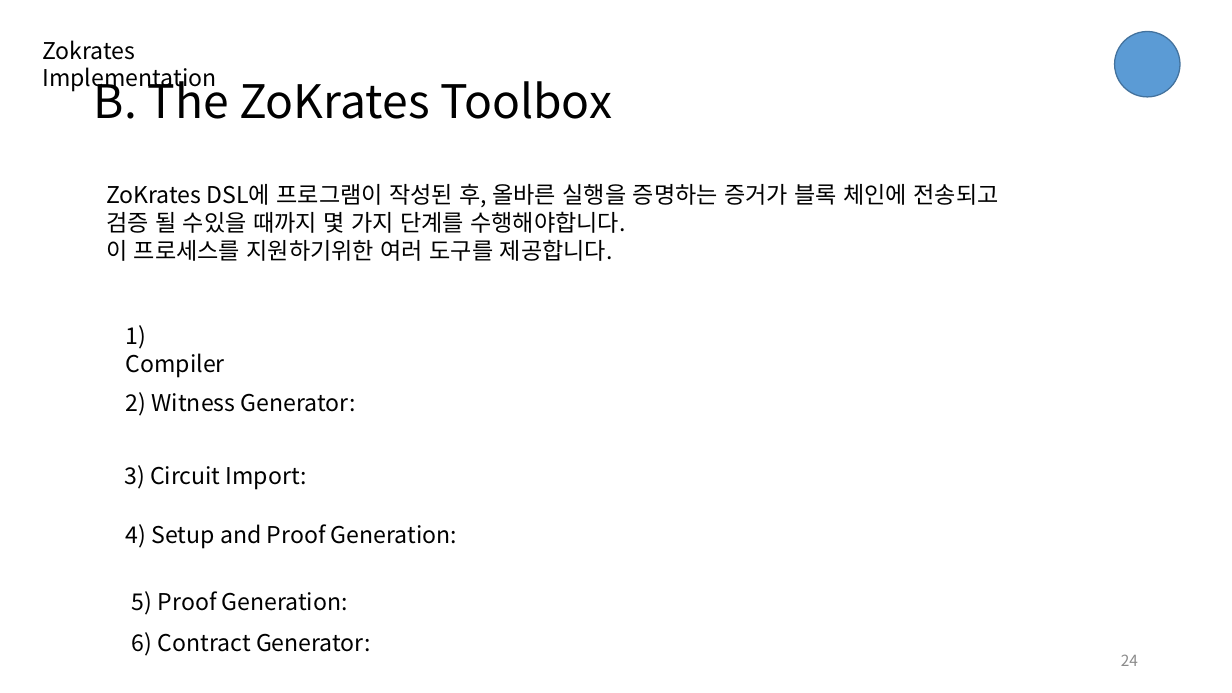
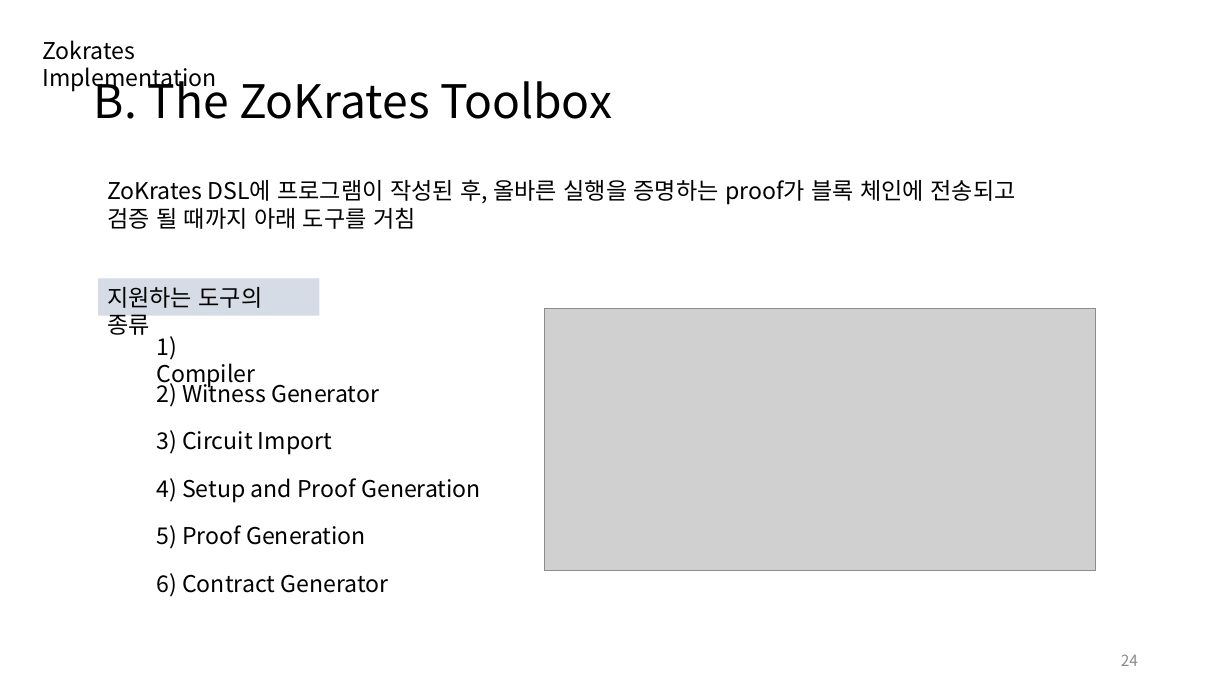
Before and after one commit to djm02309/paper, a slide deck: slide 24 of zokrates/ZoKrates.pptx. Drawn at 1232x693 pixels with LibreOffice and Linux fonts; fonts in the diff are those of the drawing; grey boxes stand for pictures. Boxes give left, top, right and bottom in pixels: in the first picture for what was removed or moved away, otherwise in the second. Text is boxed around its words. In the diff, an @@ line names an element or a change of style, - is before the commit and + after.

```diff
--- a/zokrates/ZoKrates.pptx
+++ b/zokrates/ZoKrates.pptx
@@ ellipse removed at [1115, 31, 1180, 97] @@
@@ text at [107, 179, 1016, 229]: text changed @@
-ZoKrates DSL에 프로그램이 작성된 후, 올바른 실행을 증명하는 증거가 블록 체인에 전송되고 검증 될 수있을 때까지 몇 가지 단계를 수행해야합니다.
-이 프로세스를 지원하기위한 여러 도구를 제공합니다.
+ZoKrates DSL에 프로그램이 작성된 후, 올바른 실행을 증명하는 proof가 블록 체인에 전송되고
+검증 될 때까지 아래 도구를 거침
@@ rectangle added at [98, 278, 320, 315], fill #D6DCE5, 18 pt, text #000000 @@
+지원하는 도구의 종류
@@ text "1) Compiler": place and size @@
-text "1) Compiler" at [126, 325, 225, 378]
+text "1) Compiler" at [156, 336, 255, 388]
@@ picture added at [544, 309, 1096, 570] @@
@@ text at [156, 379, 379, 407]: text changed @@
-2) Witness Generator:
+2) Witness Generator
@@ text at [156, 430, 332, 455]: text changed @@
-3) Circuit Import:
+3) Circuit Import
@@ text at [156, 478, 481, 503]: text changed @@
-4) Setup and Proof Generation:
+4) Setup and Proof Generation
@@ text at [156, 525, 366, 549]: text changed @@
-5) Proof Generation:
+5) Proof Generation
@@ text at [156, 573, 389, 597]: text changed @@
-6) Contract Generator:
+6) Contract Generator
```
Also in this commit, not shown: 24 other slides changed.
